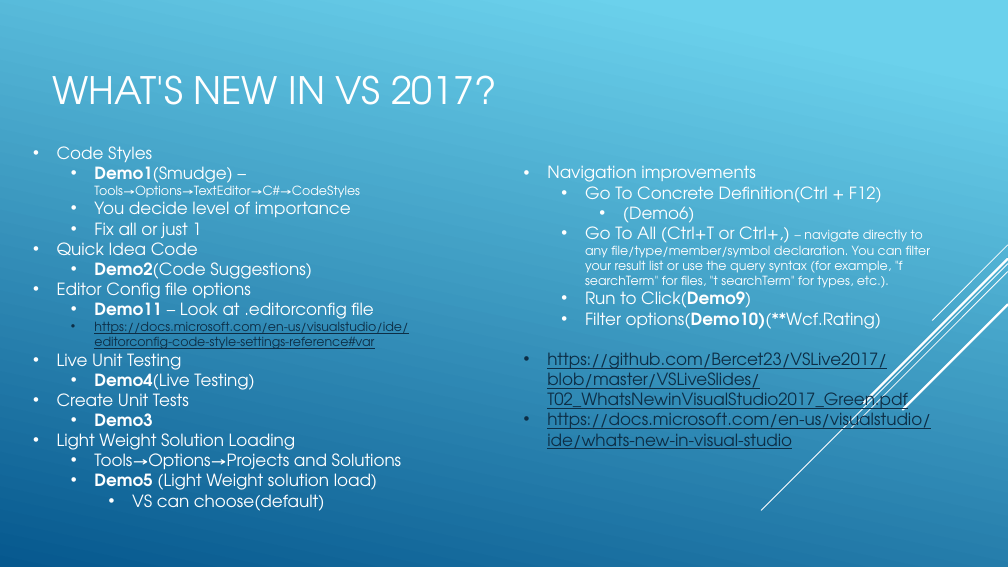
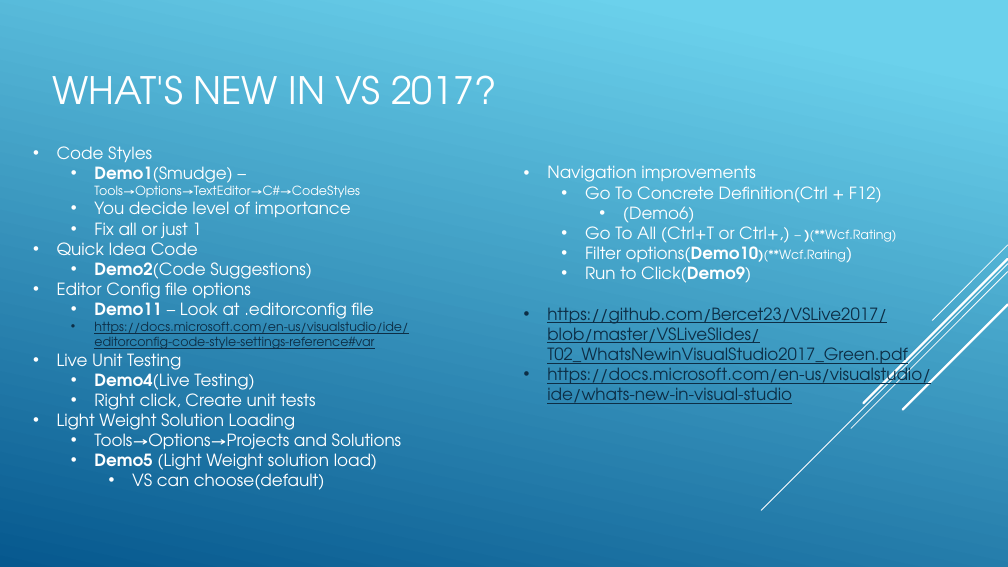
Before and after one commit to Bercet23/VSLive2017, a slide deck: slide 2 of VS LIVE 2017 Chicago.pptx. Drawn at 1008x567 pixels with LibreOffice and Linux fonts; fonts in the diff are those of the drawing. Boxes give left, top, right and bottom in pixels: in the first picture for what was removed or moved away, otherwise in the second. Text is boxed around its words. In the diff, an @@ line names an element or a change of style, - is before the commit and + after.

```diff
--- a/VS LIVE 2017 Chicago.pptx
+++ b/VS LIVE 2017 Chicago.pptx
@@ text at (x1=585, y1=221, x2=896, y2=268): text changed; size 12 to 16 pt @@
-  • Go To All (Ctrl+T or Ctrl+,) – navigate directly to any file/type/member/symbol declaration. You can filter your result list or use the query syntax (for example, "f searchTerm" for files, "t searchTerm" for types, etc.).
+  • Go To All (Ctrl+T or Ctrl+,) – )(**Wcf.Rating)
+  • Filter options(Demo10)(**Wcf.Rating)
@@ text at (x1=585, y1=307, x2=881, y2=329): paragraph removed @@
-  • Filter options(Demo10)(**Wcf.Rating)
@@ text at (x1=94, y1=388, x2=316, y2=415): text changed @@
-• Create Unit Tests
-  • Demo3
+  • Right click, Create unit tests
```
